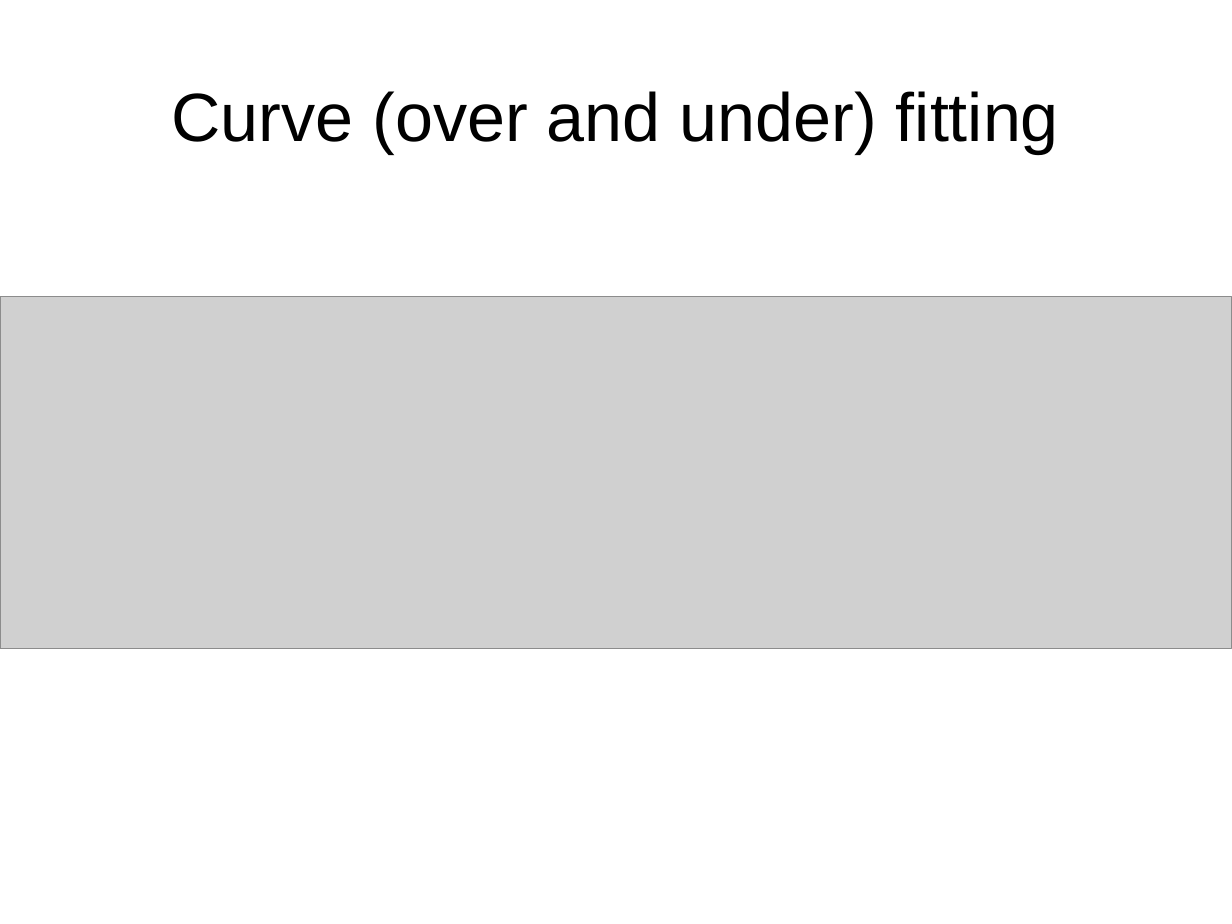
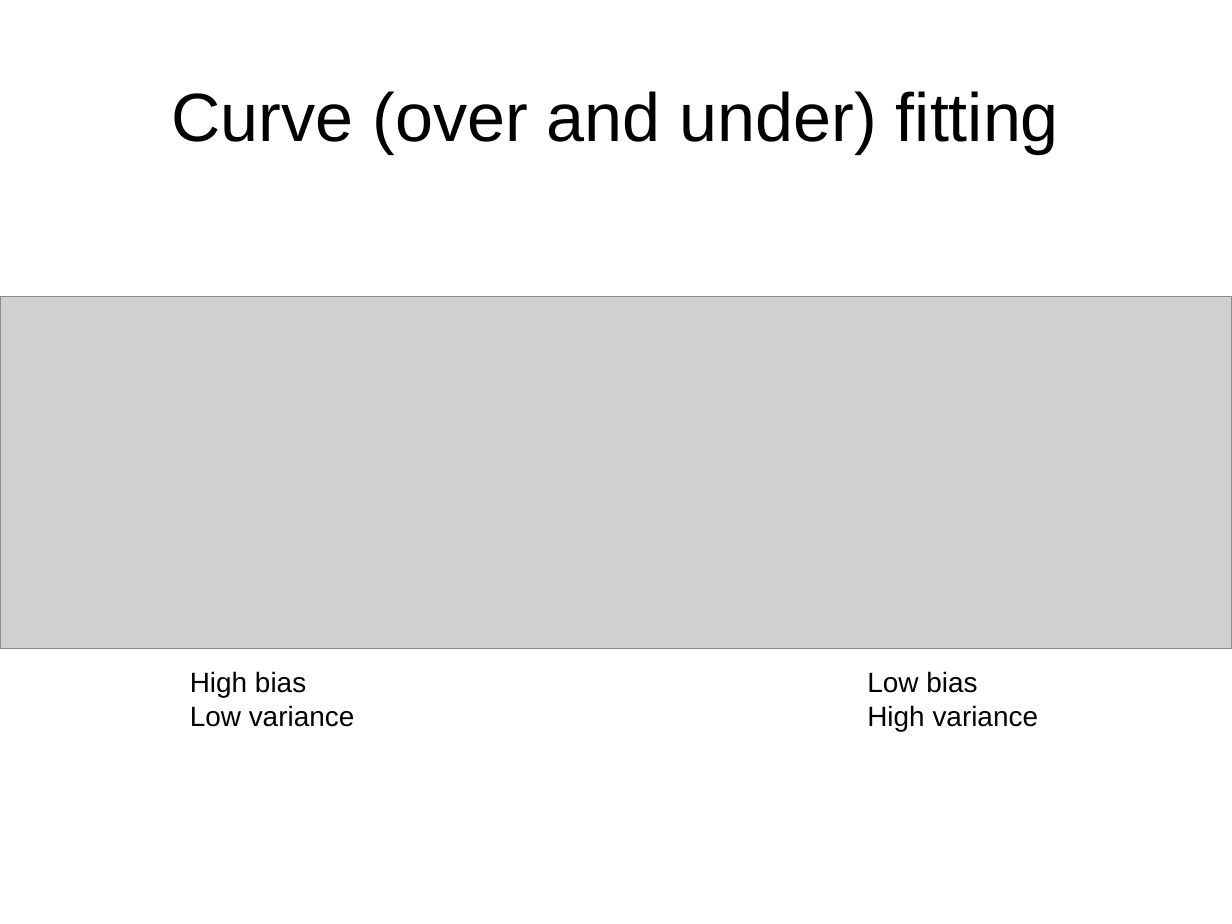
Before and after one commit to amueller/pydata-nyc-advanced-sklearn, a slide deck: slide 29 of presentation.odp (slide 30 before the commit). Drawn at 1232x924 pixels with LibreOffice and Linux fonts; fonts in the diff are those of the drawing; grey boxes stand for pictures. Boxes give left, top, right and bottom in pixels: in the first picture for what was removed or moved away, otherwise in the second. Text is boxed around its words. In the diff, an @@ line names an element or a change of style, - is before the commit and + after.

```diff
--- a/presentation.odp
+++ b/presentation.odp
@@ text added at [190,671,355,727], 18 pt, text #000000 @@
+High bias
+Low variance
@@ text added at [867,671,1039,731], 18 pt, text #000000 @@
+Low bias
+High variance
```
Also in this commit, not shown: 11 other slides changed, 3 slides added, 2 slides removed.
